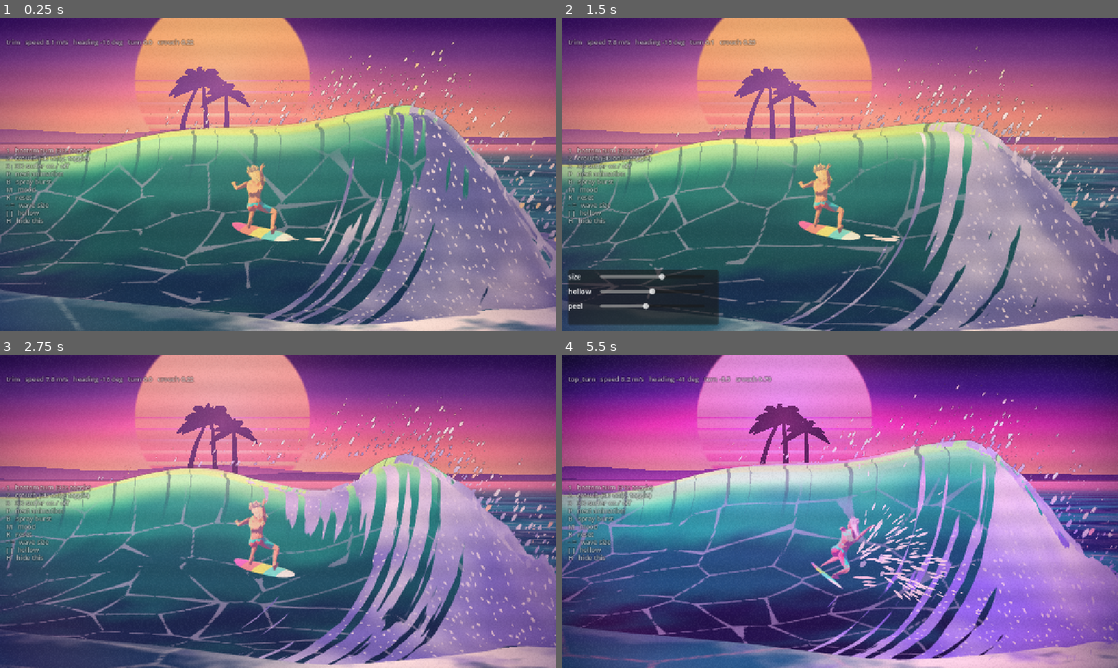
Above: before the commit, frames 1-4 (two rows, left to right).
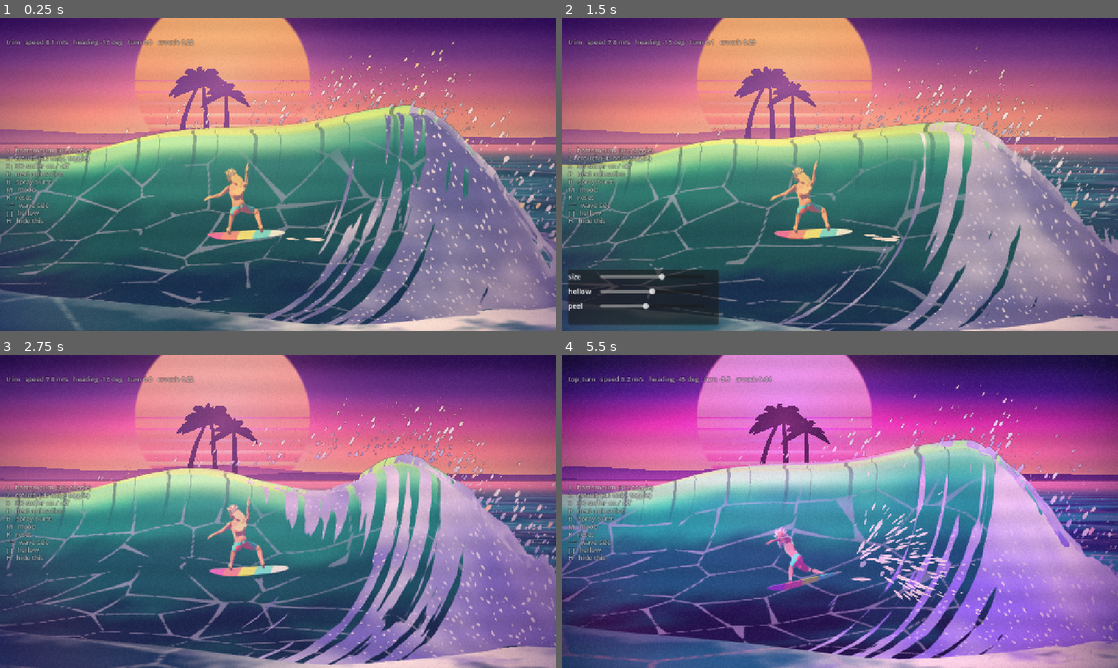
Above: after the commit, the same moments.

Repository: ucsbjd/Chabruh
Game: Godot game, scene res://scenes/main.tscn
Same seed, same stepped clock (60 frames per second), same inputs: the game is played once before the commit and once after it.
Inputs (mouse positions are in pixels of both pictures, inside the frame that each line leads up to):
- Up to frame 1 (0.25 s): no input
- Up to frame 2 (1.5 s): tap Enter at 0.5 s; move the mouse to (962, 158) at 0.52 s; hold D 0.53-1.25 s; tap R at 0.6 s; click (962, 158) at 0.67 s; tap Space at 0.77 s; drag from (728, 190) to (812, 237) at 1.27 s
- Up to frame 3 (2.75 s): move the mouse to (333, 442) at 2.02 s; hold D from 2.03 s (still down); tap M at 2.1 s; tap R at 2.3 s
- Up to frame 4 (5.5 s): release D at 2.75 s; drag from (812, 574) to (673, 464) at 2.77 s; move the mouse to (1006, 558) at 3.52 s; hold Left 3.53-4.25 s; tap B at 3.6 s; tap Space at 3.77 s; tap R at 3.8, 5.3 s; drag from (673, 464) to (756, 433) at 4.27 s; move the mouse to (867, 511) at 5.02 s; hold Down from 5.03 s (still down); tap 2 at 5.1 s; click (867, 511) at 5.17 s

The runs differ from the first frame. In frame 1, 1.6% of the frame differs, in the area x 36-53%, y 46-72%; in frame 2, 1.6%; in frame 3, 1.7%; in frame 4, 4.8%, in the area x 0-100%, y 6-100%.

Commit message:
Step 10: nose points where he goes, board pivots about the back foot, scroll feeds the stick even at an end stop, hands follow the shoulders
Co-Authored-By: Claude Sonnet 5.5 <noreply@anthropic.com>

Diff:
--- a/game/scripts/ride_input.gd
+++ b/game/scripts/ride_input.gd
@@ -15,9 +15,12 @@
 
 var steer := REST_STEER
 var height := REST_HEIGHT
+## Everything pushed up (+) or down (-) the face since the Rider last asked, even when `height` was already at an end.
+var height_push := 0.0
 var tuning: TuningData = preload("res://data/tuning.tres")
 
 var _touches := {}
+var _prev_height := REST_HEIGHT
 var _busy := Vector2.ZERO            # how much recent scrolling there was in (steering, height), fading
 var _busy_at := 0.0
 
@@ -25,6 +28,8 @@
 func reset() -> void:
 	steer = REST_STEER
 	height = REST_HEIGHT
+	_prev_height = REST_HEIGHT
+	height_push = 0.0
 
 
 ## Feed every input event through here. `view` is the size of the screen, in pixels. `now` is the event's time
@@ -110,6 +115,21 @@
 	return clampf(REST_STEER + 0.5 * signf(c) * magnitude, 0.0, 1.0)
 
 
+## Moves the height by `amount` as if it had been scrolled (used by the capture tool).
+func nudge_height(amount: float) -> void:
+	height += amount
+	_clamp()
+
+
+## The push up or down the face since the last call, and clears it.
+func take_height_push() -> float:
+	var push := height_push
+	height_push = 0.0
+	return push
+
+
 func _clamp() -> void:
+	height_push += height - _prev_height
 	steer = clampf(steer, 0.0, 1.0)
 	height = clampf(height, 0.0, 1.0)
+	_prev_height = height
--- a/game/scripts/rider.gd
+++ b/game/scripts/rider.gd
@@ -46,7 +46,6 @@
 
 var _fresh := true
 var _stick := 0.0                    # radians of heading the player is asking for; fades when the input stops
-var _last_height := -1.0
 var _burst_ready_in := 0.0
 var _pending_burst := 0.0
 var _move_until := 0.0
@@ -79,10 +78,10 @@
 	compression_vel = 0.0
 	_fresh = true
 	_stick = 0.0
-	_last_height = -1.0
 
 
-func step(delta: float, steer: float, height: float, model: WaveModel, tuning: TuningData) -> void:
+## `height_push` is how far the player pushed up (+) or down (-) the face this frame, in face heights (scroll, keys, drag).
+func step(delta: float, steer: float, height_push: float, model: WaveModel, tuning: TuningData) -> void:
 	if delta <= 0.0:
 		return
 	_clock += delta
@@ -104,9 +103,7 @@
 	# Interim input: the change in the height setting (wheel, trackpad scroll, arrow keys) pushes a virtual stick that
 	# fades back to centre, so scrolling down points the nose down and letting go lets the wave take him again.
 	# Where along the wave to aim (the steering) stays a point on the wave, followed by driving faster or slower.
-	if _last_height >= 0.0:
-		_stick = clampf(_stick * exp(-delta / tuning.stick_decay) + (height - _last_height) * tuning.stick_gain, -1.2, 1.2)
-	_last_height = height
+	_stick = clampf(_stick * exp(-delta / tuning.stick_decay) + height_push * tuning.stick_gain, -1.2, 1.2)
 	var want_d := d_for(steer)
 	var target_theta := clampf(theta_trim + _stick, THETA_MIN, THETA_MAX)
 	# Soft guardrails: scoop out of the trough and ease off at the crest instead of hitting them.
--- a/game/scripts/surfer_3d.gd
+++ b/game/scripts/surfer_3d.gd
@@ -24,6 +24,8 @@
 ## Hip pivot toward the nose when the nose points straight down the face, radians, and the weight shift over the front foot, meters.
 const DIVE_YAW := 1.0
 const DIVE_SHIFT := 0.12
+## From the back foot (the pivot of a turn) to the middle of the board, meters.
+const PIVOT_TO_CENTRE := 0.36
 const LEGS := [["upperleg02.L", "lowerleg01.L", "foot.L", -1.0], ["upperleg02.R", "lowerleg01.R", "foot.R", 1.0]]
 const ARMS := [["upperarm02.L", "lowerarm01.L", "wrist.L", -1.0], ["upperarm02.R", "lowerarm01.R", "wrist.R", 1.0]]
 
@@ -39,7 +41,7 @@
 var _clock := 0.0
 var _foot_target := {}  # side -> where the ankle stays, in the model's space (found from the trim pose)
 var _foot_basis := {}   # side -> how the foot sits flat on the deck, in skeleton space
-var _hand_rest := {}    # side -> where the hand rests in the trim pose, in the model's space
+var _hand_rest := {}    # side -> where the hand rests relative to its shoulder in the trim pose, in the model's space
 
 
 func _init() -> void:
@@ -63,7 +65,8 @@
 		_foot_target[leg[3]] = to_model * skeleton.get_bone_global_pose(foot).origin
 		_foot_basis[leg[3]] = skeleton.get_bone_global_pose(foot).basis
 	for arm in ARMS:
-		_hand_rest[arm[3]] = to_model * skeleton.get_bone_global_pose(skeleton.find_bone(arm[2])).origin
+		var shoulder_rest := to_model * skeleton.get_bone_global_pose(skeleton.find_bone(arm[0])).origin
+		_hand_rest[arm[3]] = to_model * skeleton.get_bone_global_pose(skeleton.find_bone(arm[2])).origin - shoulder_rest
 	_pose_body()
 
 
@@ -147,8 +150,8 @@
 func _place(model: WaveModel, d: float, u: float, theta: float, roll: float) -> void:
 	var normal := model.surface_normal(d, u).normalized()
 	var t_crest := Vector3(-1.0, 0.0, 0.0)  # down the line
-	var t_face := normal.cross(t_crest).normalized()  # up the face, toward the lip
-	t_crest = t_face.cross(normal).normalized()
+	var t_face := t_crest.cross(normal).normalized()  # up the face, toward the lip (and into the wave)
+	t_crest = normal.cross(t_face).normalized()
 	var forward := (t_crest * cos(theta) + t_face * sin(theta)).normalized()
 	var up := Vector3.UP.lerp(normal, FACE_ALIGN).normalized()
 	# The model's nose points down its -X and its chest toward -Z; its +X is the tail.
@@ -156,7 +159,10 @@
 	var basis := Basis(along, up, along.cross(up))
 	# Rolling about the board's own length puts the toe-side (wave-side) rail down for a positive roll.
 	basis = basis * Basis(Vector3.RIGHT, roll)
-	transform = Transform3D(basis, model.surface_point(d, u))
+	# The board turns about the back foot, like a pivot turn: the tail stays on the spot being ridden and the nose
+	# swings round to point where he is going, so the board centre sits ahead of the pivot along the heading.
+	var pivot := model.surface_point(d, u)
+	transform = Transform3D(basis, pivot + forward * PIVOT_TO_CENTRE)
 
 
 ## Blends the baked poses into the bones and adds the head-and-chest lead.
@@ -192,7 +198,8 @@
 	for arm in ARMS:
 		var side: float = arm[3]
 		var shoulder_model: Vector3 = to_model * skeleton.get_bone_global_pose(skeleton.find_bone(arm[0])).origin
-		var hand: Vector3 = _hand_rest[side] + _hand_offset[side]
+		# Hands follow the shoulders and turn with the chest, so crouching and twisting never stretch the arms.
+		var hand: Vector3 = shoulder_model + Basis(Vector3.UP, _dive * DIVE_YAW) * (_hand_rest[side] + _hand_offset[side])
 		var elbow_dir := Vector3(side * 0.25, -0.15, 0.55)
 		_solve_two_bone(arm[0], arm[1], arm[2], to_skeleton * hand, to_skeleton * (shoulder_model + elbow_dir))
 
--- a/game/scripts/world.gd
+++ b/game/scripts/world.gd
@@ -117,7 +117,7 @@
 	_time += delta
 	_ride_input.process(delta)
 	_read_held_keys(delta)
-	rider.step(delta, _ride_input.steer, _ride_input.height, _stage.model, _tuning)
+	rider.step(delta, _ride_input.steer, _ride_input.take_height_push(), _stage.model, _tuning)
 	if _readout.visible:
 		_readout.text = "%s   speed %.1f m/s   heading %d deg   turn %.1f   crouch %.2f" % [rider.move, rider.v, roundi(rad_to_deg(rider.theta)), rider.omega, rider.compression]
 	var strength := rider.take_burst()
--- a/game/tests/capture.gd
+++ b/game/tests/capture.gd
@@ -48,7 +48,7 @@
 		for strength: float in bursts.get(i, []):
 			world.burst(strength)
 		if ride_from >= 0.0 and ride_from != ride_to:
-			world._ride_input.height = lerpf(ride_from, ride_to, clampf(float(i) / ride_frames, 0.0, 1.0))
+			world._ride_input.nudge_height(lerpf(ride_from, ride_to, clampf(float(i + 1) / ride_frames, 0.0, 1.0)) - lerpf(ride_from, ride_to, clampf(float(i) / ride_frames, 0.0, 1.0)))
 		await process_frame
 		if i in snaps:
 			root.get_texture().get_image().save_png(String(options.out).trim_suffix(".png") + "-%d.png" % i)
--- a/game/tests/replay_calibration.gd
+++ b/game/tests/replay_calibration.gd
@@ -73,7 +73,7 @@
 		while next < events.size() and float(events[next][0]) <= time:
 			_feed(input, events[next])
 			next += 1
-		rider.step(STEP, input.steer, input.height, wave, tuning)
+		rider.step(STEP, input.steer, input.take_height_push(), wave, tuning)
 		var strength := rider.take_burst()
 		if strength > 0.0:
 			summary.bursts += 1
--- a/game/tests/run_tests.gd
+++ b/game/tests/run_tests.gd
@@ -341,19 +341,19 @@
 	var rider := Rider.new()
 	rider.place(3.0, 0.5)
 	for i in 900:
-		rider.step(1.0 / 60.0, 0.9, RideInput.REST_HEIGHT, wave, tuning)
+		rider.step(1.0 / 60.0, 0.9, 0.0, wave, tuning)
 	_check(absf(rider.d - Rider.d_for(0.9)) < 0.7, "the surfer settles where they steer along the wave (d %.2f of %.2f)" % [rider.d, Rider.d_for(0.9)])
 	var holder := Rider.new()
 	holder.place(3.0, 0.4)
 	for i in 180:
-		holder.step(1.0 / 60.0, RideInput.REST_STEER, RideInput.REST_HEIGHT, wave, tuning)
+		holder.step(1.0 / 60.0, RideInput.REST_STEER, 0.0, wave, tuning)
 	_check(holder.u > 0.4 + 0.01 and holder.u < 0.4 + 0.3, "with no input the wave carries him slowly up the face (0.40 to %.2f in 3 s)" % holder.u)
 	var diver := Rider.new()
 	diver.place(3.0, 0.7)
 	var v_start := 0.0
 	var v_dive := 0.0
 	for i in 90:
-		diver.step(1.0 / 60.0, 0.49, maxf(0.7 - 0.01 * i, 0.0), wave, tuning)  # scrolling down
+		diver.step(1.0 / 60.0, 0.49, -0.01, wave, tuning)  # scrolling down
 		if i == 0:
 			v_start = diver.v
 		v_dive = maxf(v_dive, diver.v)
@@ -361,14 +361,14 @@
 	var climber := Rider.new()
 	climber.place(3.0, 0.3)
 	for i in 60:
-		climber.step(1.0 / 60.0, 0.49, minf(0.3 + 0.01 * i, 1.0), wave, tuning)  # scrolling up
+		climber.step(1.0 / 60.0, 0.49, 0.01, wave, tuning)  # scrolling up
 	_check(climber.theta > holder.theta and climber.u > 0.3, "scrolling up points the nose up the face")
 	var wild := Rider.new()
 	wild.place(3.0, 0.5)
 	var inside := true
 	var peel := wave.peel_speed()
 	for i in 1800:
-		wild.step(1.0 / 60.0, 0.5 + 0.5 * sin(i * 0.037), 0.5 + 0.5 * sin(i * 0.071 + 1.0), wave, tuning)
+		wild.step(1.0 / 60.0, 0.5 + 0.5 * sin(i * 0.037), 0.03 * sin(i * 0.071 + 1.0), wave, tuning)
 		inside = inside and wild.u >= Rider.U_LOW and wild.u <= Rider.U_HIGH and wild.d >= Rider.D_NEAR and wild.d <= Rider.D_FAR
 		inside = inside and wild.v >= Rider.MIN_SPEED * peel - 0.001 and wild.v <= Rider.MAX_SPEED * peel + 0.001
 		inside = inside and wild.theta >= Rider.THETA_MIN and wild.theta <= Rider.THETA_MAX and is_finite(wild.omega)
@@ -378,7 +378,7 @@
 	steady.place(3.0, 0.5)
 	var steady_burst := 0.0
 	for i in 240:
-		steady.step(1.0 / 60.0, 0.49, 0.5, wave, tuning)
+		steady.step(1.0 / 60.0, 0.49, 0.0, wave, tuning)
 		steady_burst = maxf(steady_burst, steady.take_burst())
 	_check(steady_burst == 0.0, "holding still throws no spray")
 	var snapper := Rider.new()
@@ -386,14 +386,14 @@
 	var biggest := 0.0
 	for i in 420:
 		var high := (i / 30) % 2 == 0
-		snapper.step(1.0 / 60.0, 0.49, 1.0 if high else 0.0, wave, tuning)
+		snapper.step(1.0 / 60.0, 0.49, 0.05 if high else -0.05, wave, tuning)
 		biggest = maxf(biggest, snapper.take_burst())
 	_check(biggest > 0.15, "snapping up and down the face throws spray (%.2f)" % biggest)
 	var gentle := Rider.new()
 	gentle.place(3.0, 0.5)
 	var smallest := 0.0
 	for i in 600:
-		gentle.step(1.0 / 60.0, 0.49, 0.5 + 0.12 * sin(i / 60.0 * 1.5), wave, tuning)
+		gentle.step(1.0 / 60.0, 0.49, 0.0015 * cos(i / 60.0 * 1.5), wave, tuning)
 		smallest = maxf(smallest, gentle.take_burst())
 	_check(smallest < biggest, "a gentle carve throws less than a hard snap")
 
@@ -569,5 +569,5 @@
 	_check(surfer.weight("bottom_turn") < 0.01, "a pose can be released again")
 	var model := WaveModel.new()
 	surfer.stand_on(model, 3.0, 0.5)
-	_check(surfer.position.is_equal_approx(model.surface_point(3.0, 0.5)), "the surfer stands on the wave surface")
+	_check(absf(surfer.position.distance_to(model.surface_point(3.0, 0.5)) - Surfer3D.PIVOT_TO_CENTRE) < 0.001, "the board turns about the back foot, which stays on the wave surface")
 	surfer.free()
Not shown, changed: docs/finger-surf-controls.md
